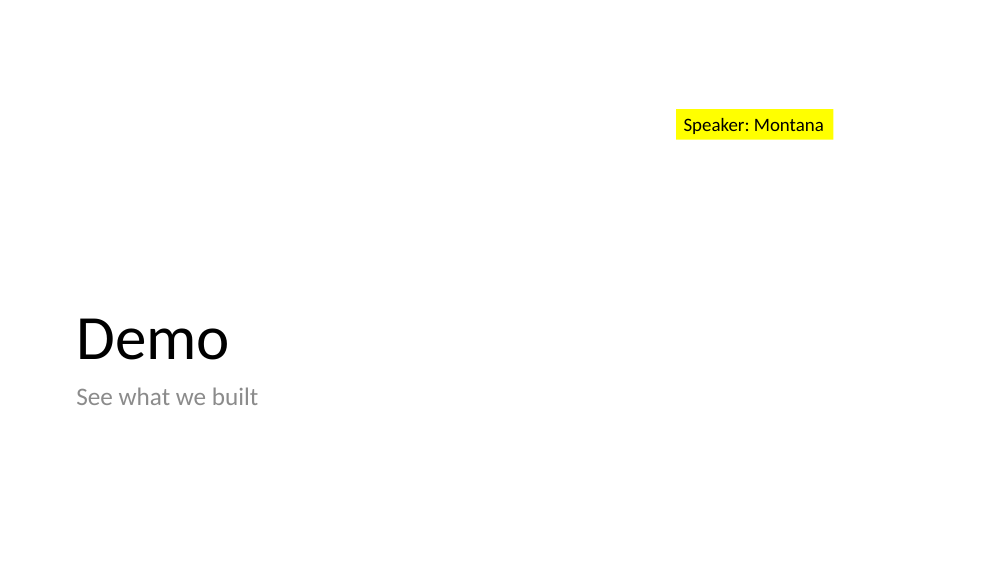
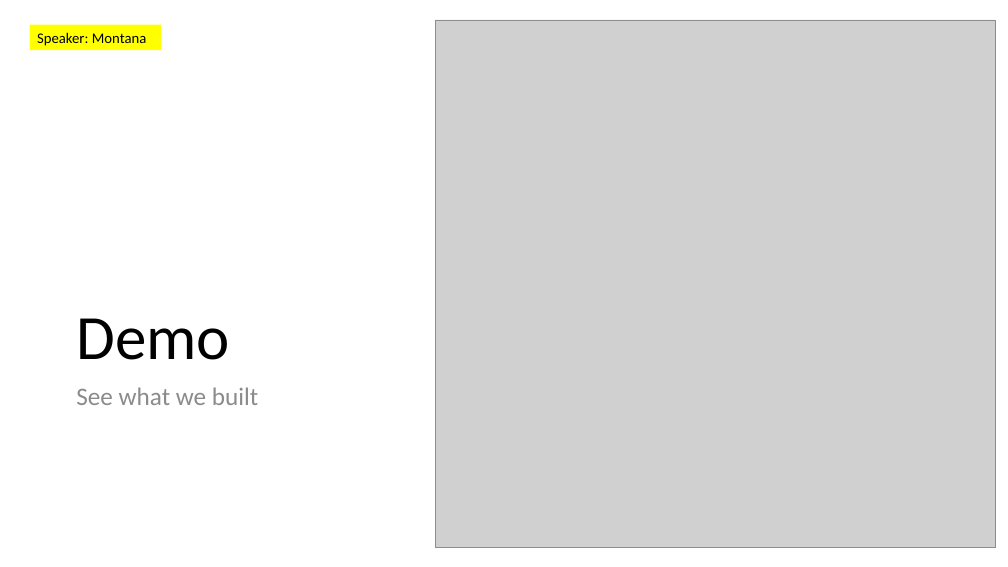
Before and after one commit to gmitt98/webapp-stock-project, a slide deck: slide 4 of Team_Presentation.pptx. Drawn at 1008x567 pixels with LibreOffice and Linux fonts; fonts in the diff are those of the drawing; grey boxes stand for pictures. Boxes give left, top, right and bottom in pixels: in the first picture for what was removed or moved away, otherwise in the second. Text is boxed around its words. In the diff, an @@ line names an element or a change of style, - is before the commit and + after.

Commit message:
demo screenshot added and visualizations section filled out in intro

```diff
--- a/Team_Presentation.pptx
+++ b/Team_Presentation.pptx
@@ rectangle "Speaker: Montana" resized from (x1=676, y1=110, x2=833, y2=140) to (x1=29, y1=25, x2=161, y2=51) @@
@@ rectangle "Speaker: Montana" at (x1=29, y1=25, x2=161, y2=51): size 18 to 14 pt @@
@@ picture added at (x1=436, y1=20, x2=995, y2=547) @@
```
Also in this commit, not shown: 1 other slide changed.
